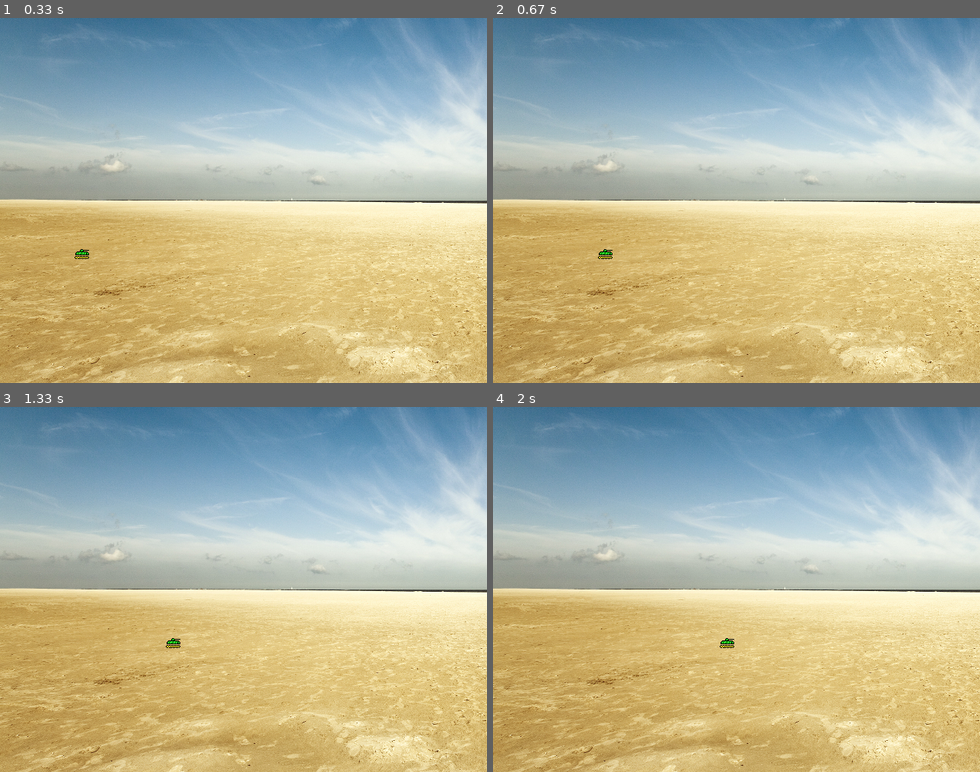
Above: before the commit, frames 1-4 (two rows, left to right).
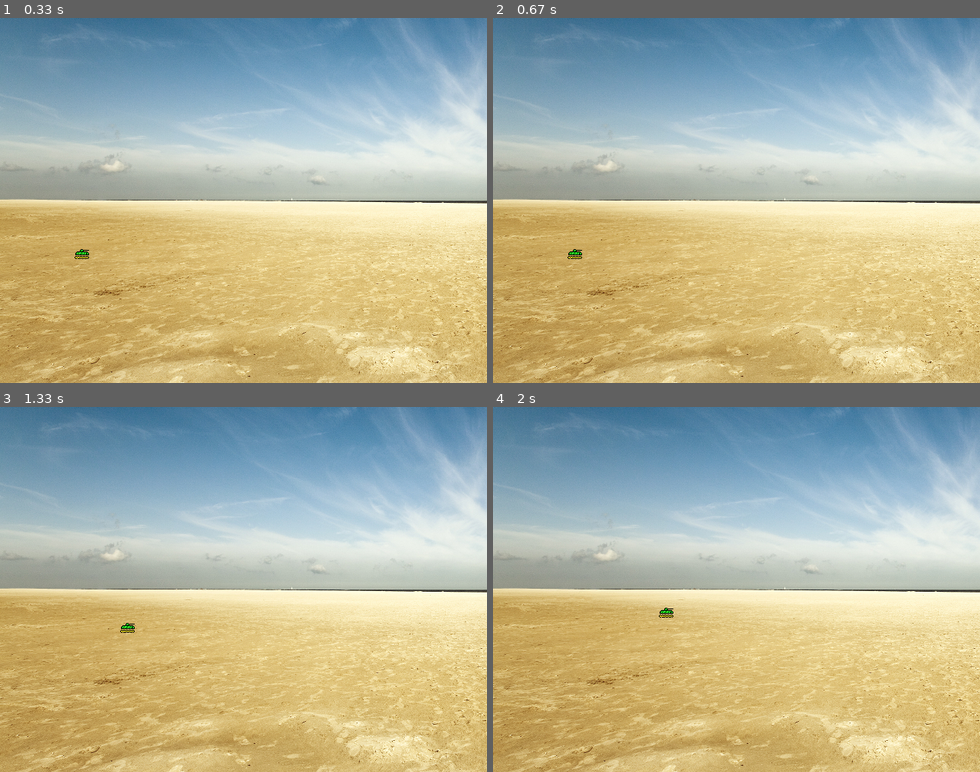
Above: after the commit, the same moments.

Repository: rodrigodub/Output
Game: pygame game, started from ProgramacaoDeJogos/Input04PJ04_c.py
Two runs of this game, one before a commit and one after it. Both use one fixed random seed, a clock stepped at 60 frames per second and the inputs below.
Inputs:
- Up to frame 1 (0.33 s): no input
- Up to frame 2 (0.67 s): tap Space at 0.33 s
- Up to frame 3 (1.33 s): hold Right 0.67-1.13 s; hold Up from 1.17 s (still down)
- Up to frame 4 (2 s): release Up at 1.47 s; hold Right 1.5-1.97 s

Frame 1 is identical in both runs. In frame 2, 0.1% of the frame differs, in the area x 15-25%, y 63-67%; in frame 3, 0.1%; in frame 4, 0.1%.

Commit message:
PJ4: option 1 of tank control
# v2.075
# 20171228

Diff:
--- a/ProgramacaoDeJogos/Input04PJ04_c.py
+++ b/ProgramacaoDeJogos/Input04PJ04_c.py
@@ -6,7 +6,7 @@
 # Usage:
 # > python3 Input04PJ04_c.py
 #
-# v2.072
+# v2.075
 # 20171228
 #################################################
 __author__ = 'Rodrigo Nobrega'
@@ -52,9 +52,18 @@
         self.image = load_image('tank4.png')
         self.pos = self.image.get_rect().move(x, y)
 
-    def move(self):
+    def move(self, vector):
         # movement rules
-        self.pos.left += 2
+        self.pos.left += vector[0]
+        self.pos.top += vector[1]
+        if self.pos.left > 640:
+            self.pos.left = 0
+        if self.pos.left < 0:
+            self.pos.left = 640
+        if self.pos.top > 480:
+            self.pos.top = 230
+        if self.pos.top < 230:
+            self.pos.top = 480
 
 
 # tankmovement
@@ -65,16 +74,30 @@
 
 
 # event loop
-def eventloop(scr, tnk):
-    while 1:
+def eventloop(scr, tnk, vec):
+    # arguments: scr=screen, tnk=tank, vec=tank vector
+    vector = vec
+    while True:
         # quit gracefully
         for event in pygame.event.get():
             if event.type == pygame.QUIT:
                 sys.exit()
+            # tank movement
+            if event.type == pygame.KEYDOWN:
+                if event.key == pygame.K_SPACE:
+                    vector = (0, 0)
+                if event.key == pygame.K_RIGHT:
+                    vector = (2, 0)
+                if event.key == pygame.K_LEFT:
+                    vector = (-2, 0)
+                if event.key == pygame.K_UP:
+                    vector = (0, -2)
+                if event.key == pygame.K_DOWN:
+                    vector = (0, 2)
         # blit the background to erase the last tank position
         scr.area.blit(scr.image, tnk.pos, tnk.pos)
         # move tank
-        tnk.move()
+        tnk.move(vector)
         # blit tank in new position
         scr.area.blit(tnk.image, tnk.pos)
         # refresh display
@@ -83,15 +106,15 @@
 
 # main routine
 def main():
-    print('Main')
+    print('\n ::: Input 04 - Campo Minado :::')
     # start Pygame
     pygame.init()
     # start the display
     screen = Setupscreen('desert640.png')
-    # creates tank
+    # creates tank at initial position
     thetank = Tank(50, 300)
-    # start the event loop
-    eventloop(screen, thetank)
+    # start the event loop with tank moving right
+    eventloop(screen, thetank, (2, 0))
 
 
 # execute main
Binary file changed: ProgramacaoDeJogos/images/desert640.png
